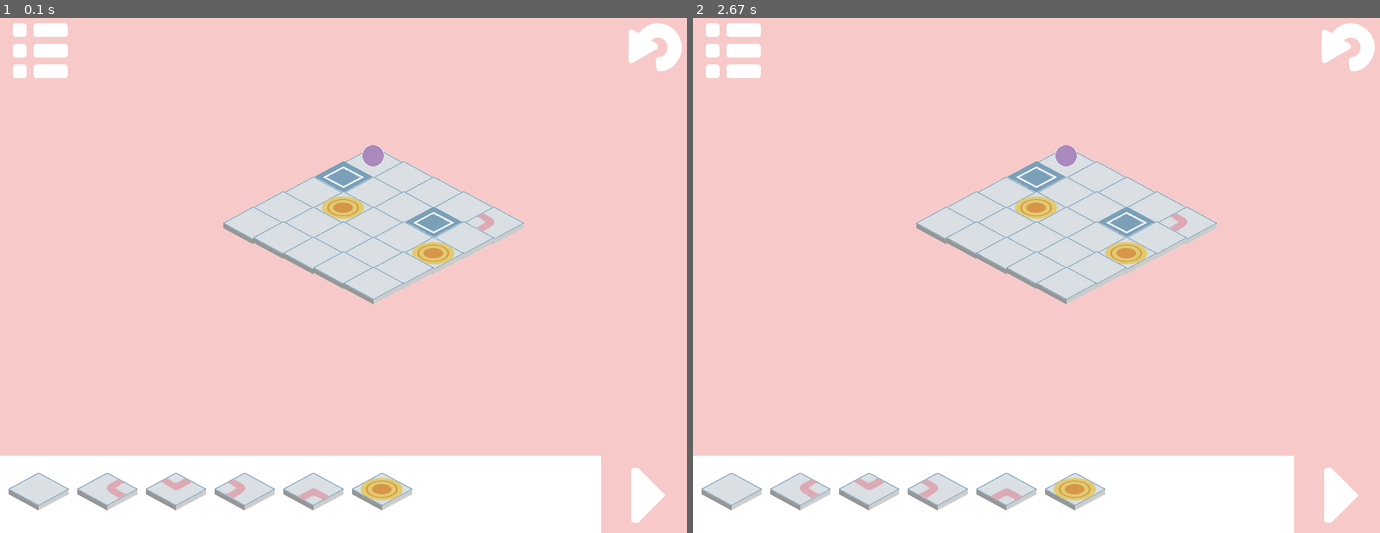
Above: before the commit, frames 1-2 (left to right).
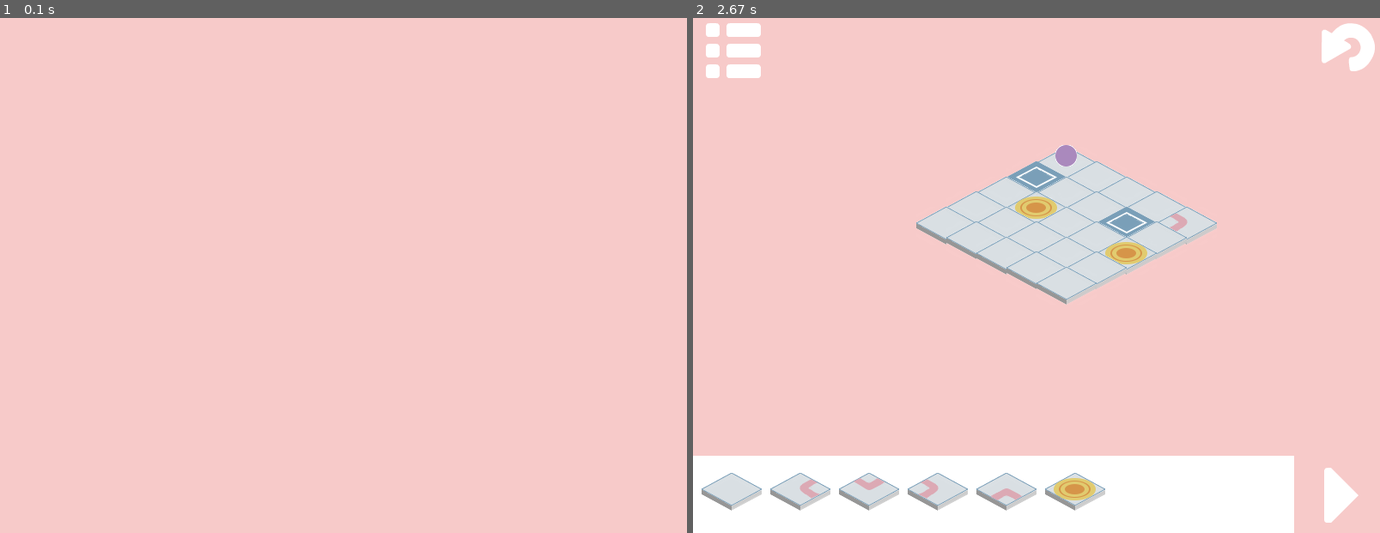
Above: after the commit, the same moments.

Repository: ameliakuang/112TP
Game: pygame game, started from trial/Game.py
Two runs of this game, one before a commit and one after it. Both use one fixed random seed, a clock stepped at 60 frames per second and the inputs below.
Inputs (mouse positions are in pixels of both pictures, inside the frame that each line leads up to):
- Up to frame 1 (0.1 s): no input
- Up to frame 2 (2.67 s): tap Enter at 0.33 s; press the mouse at (734, 59) at 0.7 s; move the mouse to (761, 239) at 0.8 s; release the mouse at (796, 424) at 0.93 s; click (947, 311) at 1.05 s; tap Space at 2.33 s

The runs differ from the first frame. In frame 1, 21% of the frame differs, in the area x 0-100%, y 1-100%; in frame 2, nothing differs.

Commit message:
add shifting screen

Diff:
--- a/trial/Game.py
+++ b/trial/Game.py
@@ -8,6 +8,7 @@
 
 class Game(PygameGame):
     def init(self):
+        self.mode = "splashScreen"
         # Background color
         self.bgColor = (247, 202, 201)
 
@@ -31,31 +32,88 @@
 
         self.controlBar = controlBar(self.width, self.height)
 
-    # move the tiles onto the board
     def keyPressed(self, keyCode, modifier):
+        if (self.mode == "splashScreen"):
+            self.splashScreenKeyPressed(keyCode, modifier)
+        elif (self.mode == "playGame"):
+            self.playGameKeyPressed(keyCode, modifier)
+        elif (self.mode == "help"):
+            self.helpKeyPressed(keyCode, modifier)
+
+    def mousePressed(self, x, y):
+        if (self.mode == "splashScreen"):
+            self.splashScreenMousePressed(x, y)
+        elif (self.mode == "playGame"):
+            self.playGameMousePressed(x, y)
+        elif (self.mode == "help"):
+            self.helpMousePressed(x, y)
+
+    def timerFired(self, dt):
+        if (self.mode == "splashScreen"):
+            self.splashScreenTimerFired(dt)
+        elif (self.mode == "playGame"):
+            self.playGameTimerFired(dt)
+        elif (self.mode == "help"):
+            self.helpTimerFired(dt)
+
+
+    def redrawAll(self, screen):
+        if (self.mode == "splashScreen"):
+            self.splashScreenRedrawAll(screen)
+        elif (self.mode == "playGame"):
+            self.playGameRedrawAll(screen)
+        elif (self.mode == "help"):
+            self.helpRedrawAll(screen)
+
+    ########################
+    # splashScreen mode
+    ########################
+    def splashScreenKeyPressed(self, keyCode, modifier):
+        self.mode = "playGame"
+    def splashScreenMousePressed(self, x, y):
+        pass
+    def splashScreenTimerFired(self, dt):
+        pass
+    def splashScreenRedrawAll(self, screen):
         pass
 
-    # click on the game icon and the ball can move
-    def mousePressed(self, x, y):
+    ########################
+    # playGame mode
+    ########################
+    def playGameKeyPressed(self, keyCode, modifier):
+        pass
+    def playGameMousePressed(self, x, y):
         pos = (x, y)
         if(self.beginRect.collidepoint(pos)):
             self.player.beginMoving = True
         elif(self.resetRect.collidepoint(pos)):
             self.resetState = True
         elif(self.menuRect.collidepoint(pos)):
-            pass
-
-    # move the ball
-    def timerFired(self, dt):
+            self.mode = "splashScreen"
+    def playGameTimerFired(self, dt):
         if self.player.beginMoving:
             self.playerGroup.update(self.board)
-
-    def redrawAll(self, screen):
+    def playGameRedrawAll(self, screen):
+        # Draw the board
         self.boardObject.draw(screen)
+        # Draw the control
         self.controlBar.draw(screen, self.width, self.height)
         self.beginRect = screen.blit(self.begin.image, (self.begin.rect.x, self.begin.rect.y))
         self.resetRect = screen.blit(self.reset.image, (self.reset.rect.x, self.reset.rect.y))
         self.menuRect = screen.blit(self.menu.image, (self.menu.rect.x, self.menu.rect.y))
 
+
+    ########################
+    # help mode
+    ########################
+    def helpKeyPressed(self, keyCode, modifier):
+        pass
+    def helpMousePressed(self, x, y):
+        pass
+    def helpTimerFired(self, dt):
+        pass
+    def helpRedrawAll(self, screen):
+        pass
+
 game = Game()
 game.run()
